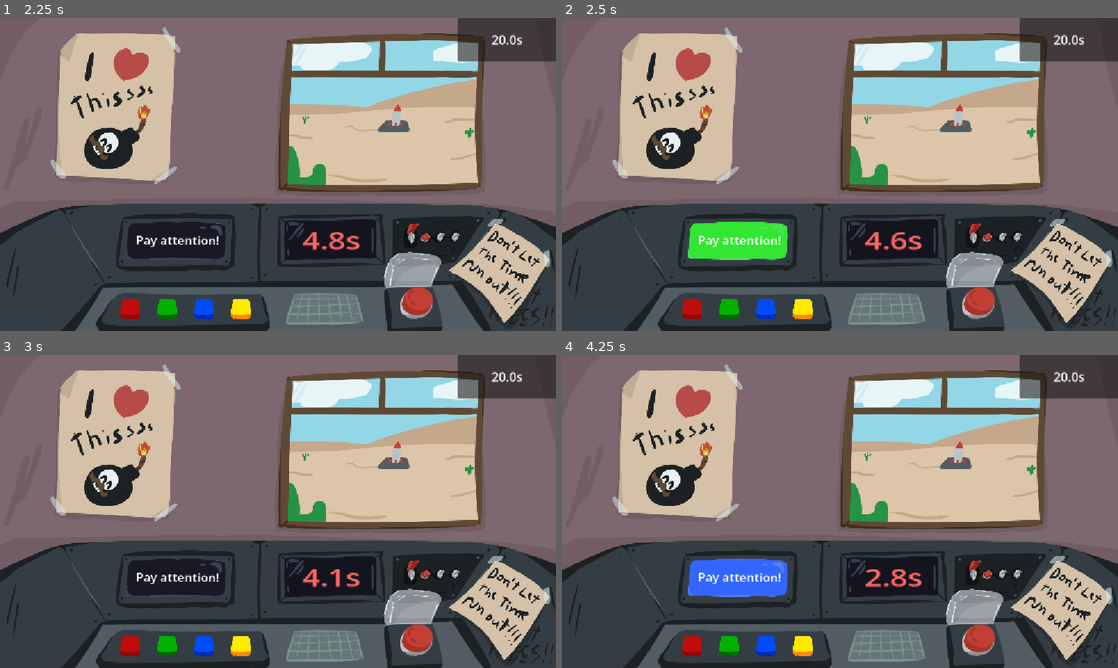
Above: before the commit, frames 1-4 (two rows, left to right).
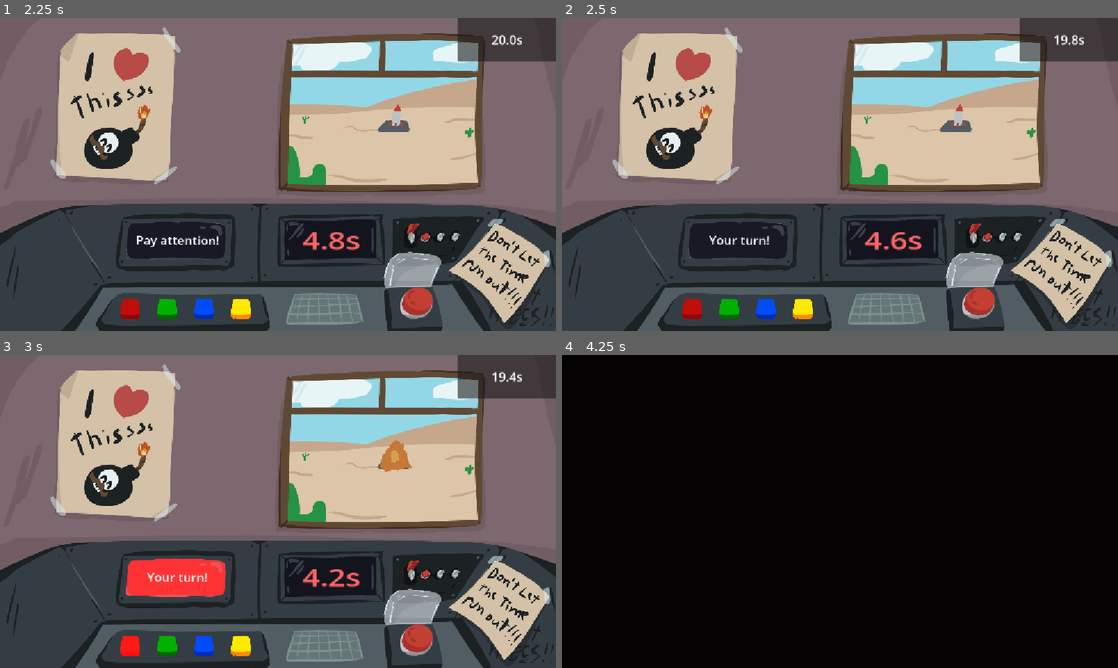
Above: after the commit, the same moments.

Repository: andre-felipe-wonsik-alves/gmtk-jam-26
Game: Godot game, scene res://Scenes/Minigames/genius_minigame.tscn
Same seed, same stepped clock (60 frames per second), same inputs: the game is played once before the commit and once after it. This scene is started directly instead of the project's main scene.
Inputs (mouse positions are in pixels of both pictures, inside the frame that each line leads up to):
- Up to frame 1 (2.25 s): click (417, 296) at 0.5 s; click (417, 296) at 1.25 s; click (417, 296) at 2 s
- Up to frame 2 (2.5 s): no input
- Up to frame 3 (3 s): click (133, 652) at 2.77 s
- Up to frame 4 (4.25 s): move the mouse to (962, 495) at 3.52 s; click (962, 495) at 3.67 s

Frame 1 is identical in both runs. In frame 2, 2.1% of the frame differs, in the area x 22-93%, y 5-78%; in frame 3, 2.8%; in frame 4, 100%, in the area x 0-100%, y 0-100%.

Commit message:
feat: adiciona as animações de vitória e derrota do paulinho

Diff:
--- a/Scenes/Minigames/genius_minigame.tscn
+++ b/Scenes/Minigames/genius_minigame.tscn
@@ -13,12 +13,17 @@
 [ext_resource type="Texture2D" uid="uid://blhtp4opwmju3" path="res://Assets/Levels/Genius/botaozao_idle.png" id="11_big_idle"]
 [ext_resource type="Texture2D" uid="uid://cvgf0pij2kknw" path="res://Assets/Levels/Genius/botaozao_pressed.png" id="12_big_pressed"]
 [ext_resource type="Texture2D" uid="uid://bq0xgpdiw3kbi" path="res://Assets/Levels/Genius/cockpit_deserto.png" id="13_rq3m5"]
+[ext_resource type="Texture2D" uid="uid://ottq7t44vmxe" path="res://Assets/Levels/Genius/boom1.png" id="14_boom1"]
+[ext_resource type="Texture2D" uid="uid://cdl5h7ve5ril7" path="res://Assets/Levels/Genius/guy.png" id="15_guy"]
+[ext_resource type="Texture2D" uid="uid://dkj1xgwb2cbtj" path="res://Assets/Levels/Genius/guy_joinha.png" id="16_joinha"]
 
 [sub_resource type="Theme" id="Theme_j3stb"]
 
 [node name="GeniusMinigame" type="Node2D" unique_id=270707829]
 position = Vector2(-104, -52)
 script = ExtResource("1_genius")
+victory_slide_duration = 0.4
+victory_slide_distance = 260.0
 
 [node name="Components" type="Node" parent="." unique_id=1429039005]
 
@@ -45,6 +50,43 @@
 grow_vertical = 2
 mouse_filter = 2
 texture = ExtResource("13_rq3m5")
+expand_mode = 1
+stretch_mode = 5
+
+[node name="ExplosionAnimation" type="TextureRect" parent="UI" unique_id=1106134630]
+visible = false
+anchors_preset = 15
+anchor_right = 1.0
+anchor_bottom = 1.0
+grow_horizontal = 2
+grow_vertical = 2
+mouse_filter = 2
+texture = ExtResource("14_boom1")
+expand_mode = 1
+stretch_mode = 5
+
+[node name="CoolGuy" type="TextureRect" parent="UI" unique_id=243439528]
+visible = false
+offset_left = 266.00012
+offset_top = -2.9999847
+offset_right = 446.00012
+offset_bottom = 177.00002
+scale = Vector2(4.632771, 3.7073073)
+mouse_filter = 2
+texture = ExtResource("15_guy")
+expand_mode = 1
+stretch_mode = 5
+
+[node name="ThumbsUp" type="TextureRect" parent="UI/CoolGuy" unique_id=243439529]
+visible = false
+layout_mode = 0
+offset_left = 110.30113
+offset_top = 66.625175
+offset_right = 186.30115
+offset_bottom = 142.62518
+scale = Vector2(0.5800608, 0.5946329)
+mouse_filter = 2
+texture = ExtResource("16_joinha")
 expand_mode = 1
 stretch_mode = 5
 
--- a/Scripts/Minigames/GeniusMinigame.gd
+++ b/Scripts/Minigames/GeniusMinigame.gd
@@ -1,9 +1,13 @@
 class_name GeniusMinigame
 extends MinigameBase
 
-@export var sequence_length: int = 7
+@export var sequence_length: int = 2
 @export var turn_time_limit: float = 20.0
 @export var secondary_time_limit: float = 5.0
+@export var explosion_frame_duration: float = 0.15
+@export var victory_display_duration: float = 2.0
+@export var victory_slide_duration: float = 0.3
+@export var victory_slide_distance: float = 145.0
 
 @onready var sequence_generator: SequenceGeneratorComponent = $Components/SequenceGeneratorComponent
 @onready var sequence_validator: SequenceValidatorComponent = $Components/SequenceValidatorComponent
@@ -13,15 +17,38 @@
 
 @onready var timer_label: Label = $UI/TimerLabel
 @onready var buttons: Array[Node] = $UI/ButtonGrid.get_children()
+@onready var explosion_animation: TextureRect = $UI/ExplosionAnimation
+@onready var guy_animation: TextureRect = $UI/CoolGuy
+@onready var thumbs_up_animation: TextureRect = $UI/CoolGuy/ThumbsUp
 
 @onready var secondary_timer_label: Label = $UI/EmergencyPanel/SecondaryTimerLabel
 @onready var secondary_button: TextureButton = $UI/EmergencyPanel/SecondaryButton
 
 var current_sequence: Array[int] = []
 var secondary_button_pressed: bool = false
+var is_winning: bool = false
+var is_losing: bool = false
+var guy_target_position: Vector2 = Vector2.ZERO
+var explosion_frames: Array[Texture2D] = [
+	preload("res://Assets/Levels/Genius/boom1.png"),
+	preload("res://Assets/Levels/Genius/boom2.png"),
+	preload("res://Assets/Levels/Genius/boom3.png"),
+	preload("res://Assets/Levels/Genius/boomfinal1.png"),
+	preload("res://Assets/Levels/Genius/boomfinal2.png"),
+	preload("res://Assets/Levels/Genius/boomfinal3.png")
+]
 
 func _ready() -> void:
 	super._ready()
+
+	if explosion_animation:
+		explosion_animation.visible = false
+
+	if guy_animation:
+		guy_target_position = guy_animation.position
+		guy_animation.visible = false
+	if thumbs_up_animation:
+		thumbs_up_animation.visible = false
 
 	# Conectar sinais dos componentes
 	timer_component.time_updated.connect(_on_time_updated)
@@ -69,6 +96,9 @@
 
 
 func _on_display_finished() -> void:
+	if is_winning or is_losing:
+		return
+
 	# 4. Sequência terminou: preparar validador, ativar botões e iniciar temporizador principal
 	sequence_validator.set_target_sequence(current_sequence)
 	_set_buttons_enabled(true)
@@ -77,6 +107,9 @@
 	timer_component.start_timer(turn_time_limit)
 
 func _on_secondary_button_pressed() -> void:
+	if is_winning or is_losing:
+		return
+
 	secondary_button_pressed = true
 	secondary_timer_component.stop_timer()
 
@@ -85,6 +118,9 @@
 	secondary_timer_component.start_timer(secondary_time_limit)
 
 func _on_button_color_pressed(color_id: int) -> void:
+	if is_winning or is_losing:
+		return
+
 	# Feedback no monitor quando o jogador aperta um botão
 	monitor_display.flash_color(color_id, 0.15)
 
@@ -92,35 +128,67 @@
 	sequence_validator.process_input(color_id)
 
 func _on_sequence_completed() -> void:
+	if is_winning or is_losing:
+		return
+
+	_play_victory_then_win()
+
+func _play_victory_then_win() -> void:
+	if is_winning or is_losing:
+		return
+
+	is_winning = true
 	timer_component.stop_timer()
 	secondary_timer_component.stop_timer()
 	_set_buttons_enabled(false)
 	if secondary_button:
 		secondary_button.disabled = true
 
+	if guy_animation:
+		guy_animation.position = guy_target_position + Vector2(victory_slide_distance, 0.0)
+		guy_animation.modulate.a = 0.0
+		guy_animation.visible = true
+	if thumbs_up_animation:
+		thumbs_up_animation.visible = true
+
+	if guy_animation:
+		var tween := create_tween()
+		tween.set_trans(Tween.TRANS_SINE)
+		tween.set_ease(Tween.EASE_OUT)
+		tween.parallel().tween_property(guy_animation, "position", guy_target_position, victory_slide_duration)
+		tween.parallel().tween_property(guy_animation, "modulate:a", 1.0, victory_slide_duration)
+		await tween.finished
+
+	await get_tree().create_timer(victory_display_duration, false).timeout
 	won.emit()
 
 func _on_sequence_failed() -> void:
-	timer_component.stop_timer()
-	secondary_timer_component.stop_timer()
-	_set_buttons_enabled(false)
-	if secondary_button:
-		secondary_button.disabled = true
-	lost.emit()
+	_play_explosion_then_lose()
 
 func _on_timer_timeout() -> void:
-	secondary_timer_component.stop_timer()
-	_set_buttons_enabled(false)
-	if secondary_button:
-		secondary_button.disabled = true
-	lost.emit()
+	_play_explosion_then_lose()
 
 func _on_secondary_timer_timeout() -> void:
 	# Temporizador secundário acabou antes do botão ser pressionado
+	_play_explosion_then_lose()
+
+func _play_explosion_then_lose() -> void:
+	if is_winning or is_losing:
+		return
+
+	is_losing = true
 	timer_component.stop_timer()
+	secondary_timer_component.stop_timer()
 	_set_buttons_enabled(false)
 	if secondary_button:
 		secondary_button.disabled = true
+
+	if explosion_animation:
+		explosion_animation.visible = true
+		for frame in explosion_frames:
+			explosion_animation.texture = frame
+			await get_tree().create_timer(explosion_frame_duration, false).timeout
+
 	lost.emit()
 
 func _on_time_updated(time_remaining: float) -> void:
